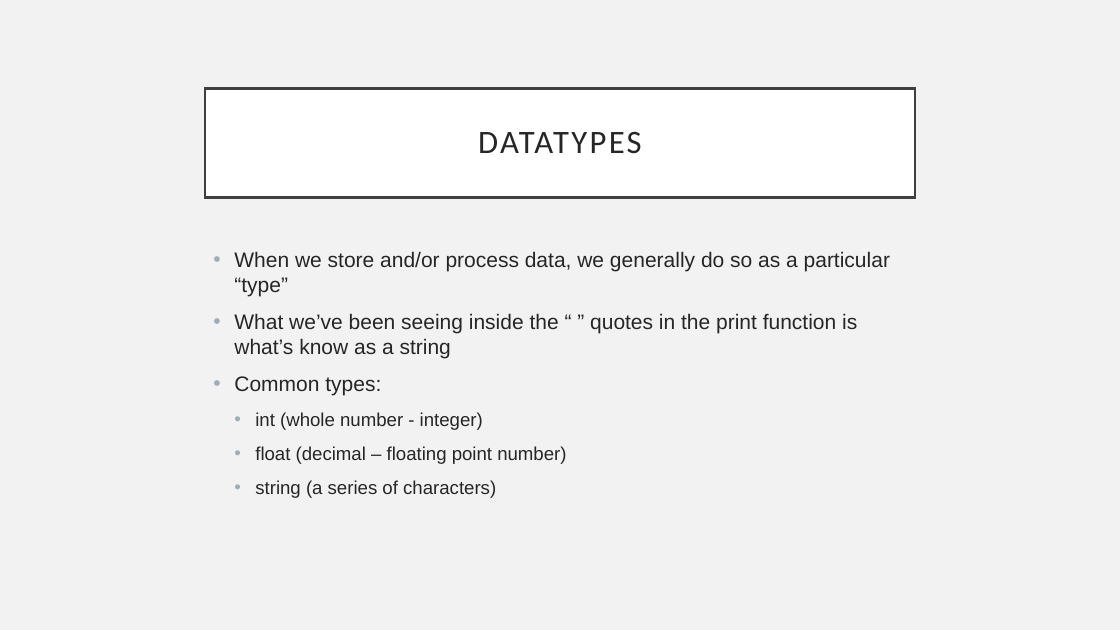
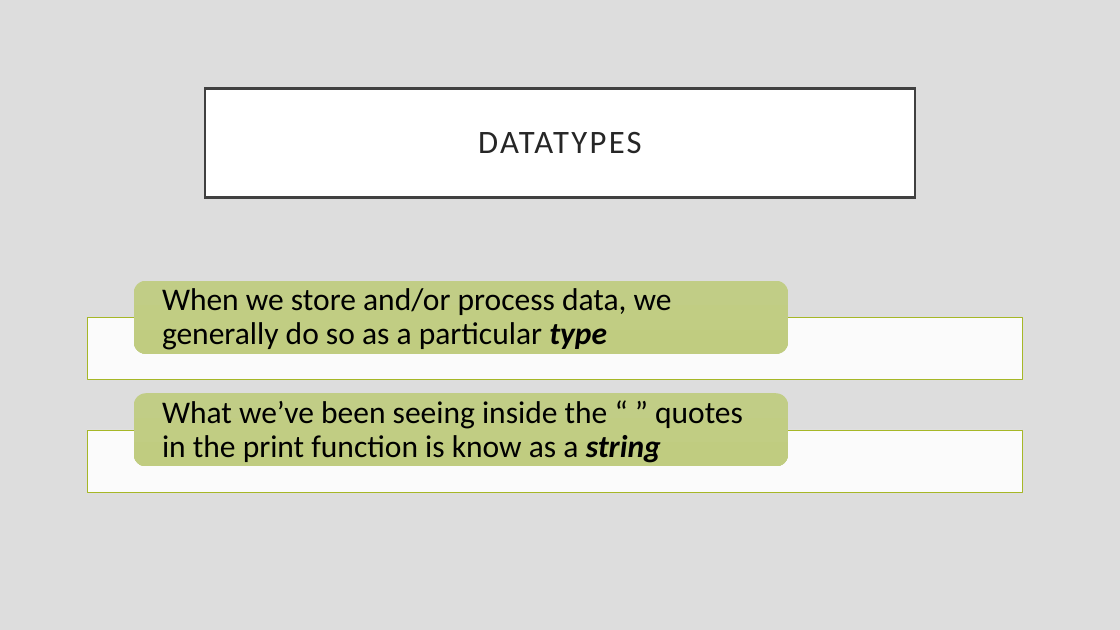
Before and after one commit to rsera/Junior-Knights, a slide deck: slide 16 of Python Day 1 IO.pptx (slide 11 before the commit). Drawn at 1120x630 pixels with LibreOffice and Linux fonts; fonts in the diff are those of the drawing. Boxes give left, top, right and bottom in pixels: in the first picture for what was removed or moved away, otherwise in the second. Text is boxed around its words. In the diff, an @@ line names an element or a change of style, - is before the commit and + after.

```diff
--- a/Python Day 1 IO.pptx
+++ b/Python Day 1 IO.pptx
@@ background #F2F2F2 to #DDDDDD @@
@@ text removed at bbox=[234, 251, 890, 498] @@
-• When we store and/or process data, we generally do so as a particular “type”
-• What we’ve been seeing inside the “ ” quotes in the print function is what’s know as a string
-• Common types:
-  • int (whole number - integer)
-  • float (decimal – floating point number)
-  • string (a series of characters)
@@ group added at bbox=[87, 281, 1023, 492]: 2 rectangles, 2 rounded rectangles, 2 texts @@
+When we store and/or process data, we generally do so as a particular type
+What we’ve been seeing inside the “ ” quotes in the print function is know as a string
```
Also in this commit, not shown: 20 other slides changed, 10 slides added, 4 other files.
